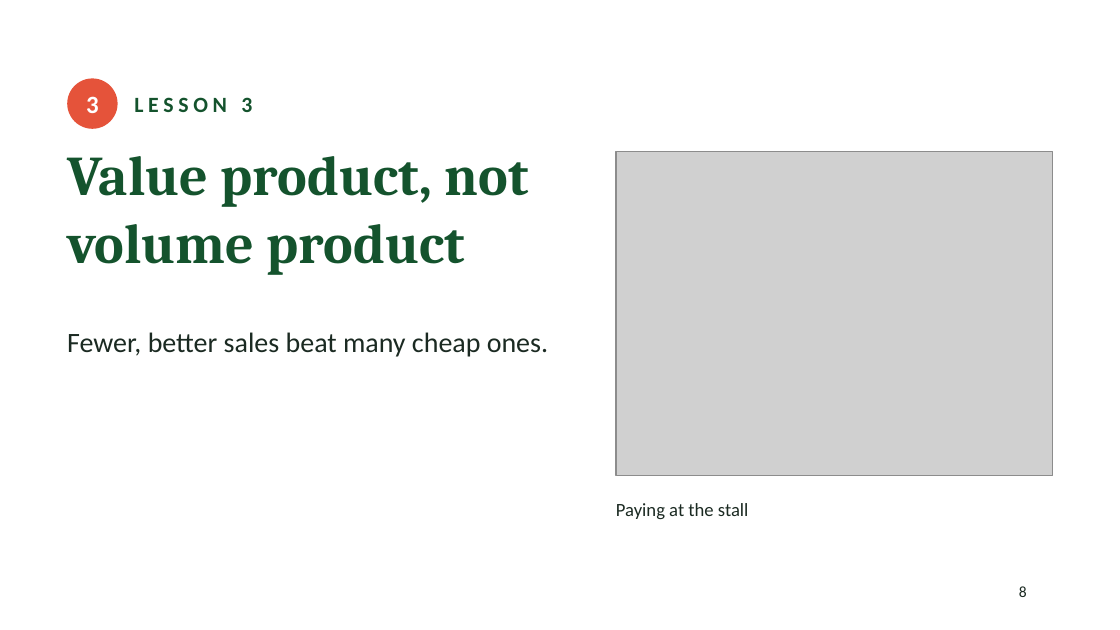
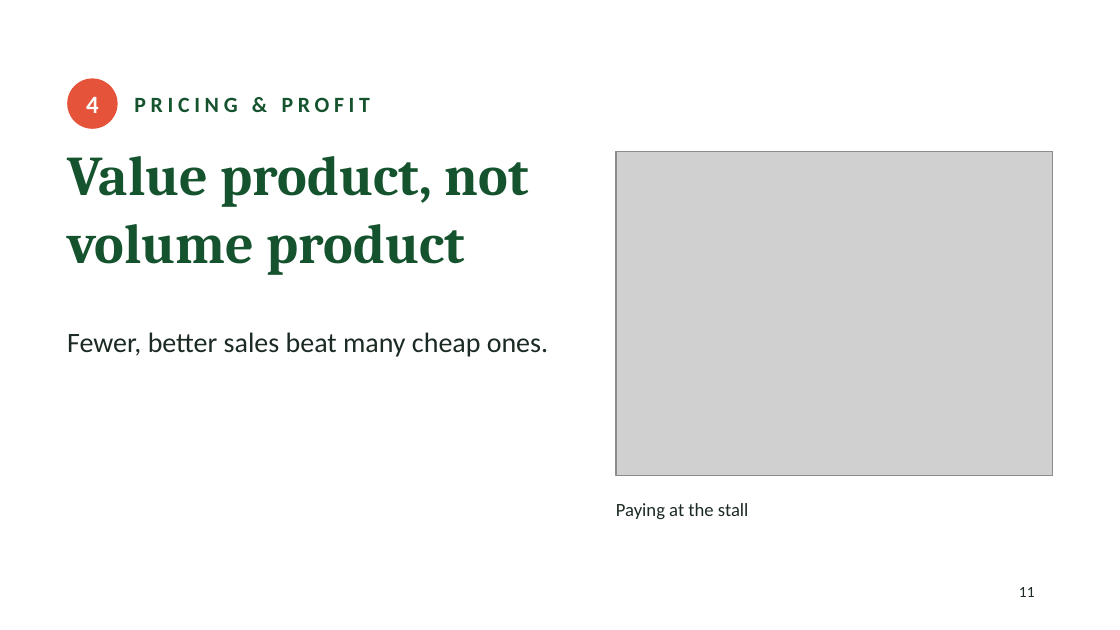
Before and after one commit to geetikamehta-aspora/aspora-social, a slide deck: slide 11 of d2c-lecture/D2C_Lecture.pptx (slide 8 before the commit). Drawn at 1120x630 pixels with LibreOffice and Linux fonts; fonts in the diff are those of the drawing; grey boxes stand for pictures. Boxes give left, top, right and bottom in pixels: in the first picture for what was removed or moved away, otherwise in the second. Text is boxed around its words. In the diff, an @@ line names an element or a change of style, - is before the commit and + after.

```diff
--- a/d2c-lecture/D2C_Lecture.pptx
+++ b/d2c-lecture/D2C_Lecture.pptx
@@ text in ellipse at <box>86,97,99,113</box>: text changed @@
-3
+4
@@ text at <box>134,97,370,112</box>: text changed @@
-LESSON 3
+PRICING & PROFIT
@@ page number at <box>1019,587,1035,597</box>: text changed @@
-8
+11
```
Also in this commit, not shown: 4 other slides changed, 5 slides added, 1 slide removed.
